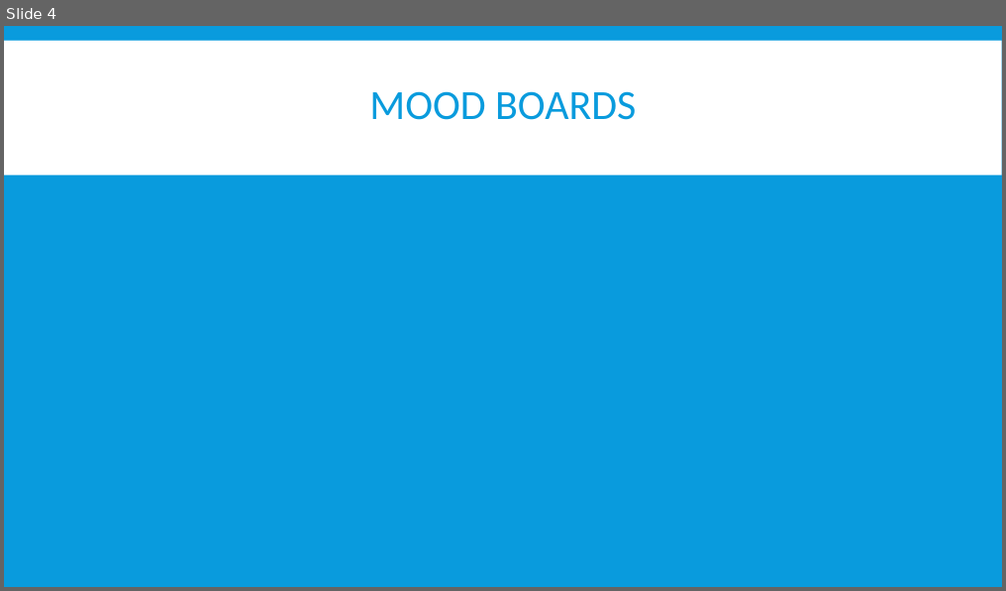
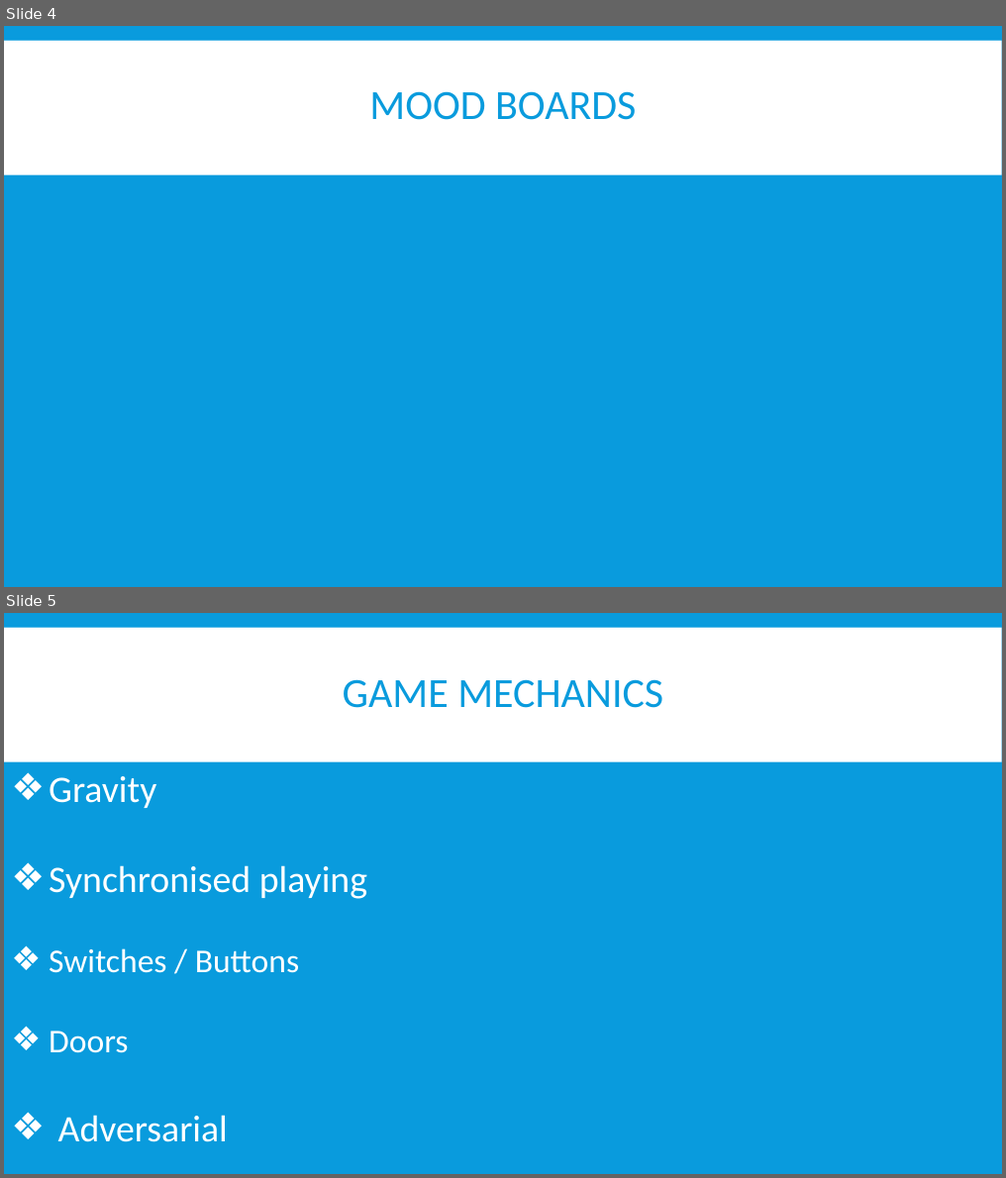
Before and after one commit to UoSGamesGroups/second-semester-s2-group-6, a slide deck: Presentation/L4-5-Group 8 -First presentation.pptx. Shown one above the other, each under a label of ours: slide 4 before the commit, slides 4 and 5 after it. The pictures are 1006x591 and 1006x1178 pixels, drawn with LibreOffice and Linux fonts; fonts in the diff are those of the drawing. Boxes give left, top, right and bottom in pixels: in the first picture for what was removed or moved away, otherwise in the second. Text is boxed around its words. In the diff, an @@ line names an element or a change of style, - is before the commit and + after.

```diff
--- a/Presentation/L4-5-Group 8 -First presentation.pptx
+++ b/Presentation/L4-5-Group 8 -First presentation.pptx
@@ slide 5 added at box(4, 613, 1002, 1174), background #099BDD; not listed: 1 template element that a slide beside it also shows @@
@@ title added at box(343, 679, 663, 708), 40 pt, text #099BDD @@
+GAME MECHANICS
@@ text added at box(49, 776, 367, 1143), 36 pt, text #FFFFFF @@
+❖ Gravity
+❖ Synchronised playing
+❖ Switches / Buttons
+❖ Doors
+❖ Adversarial
```
Also in this commit, not shown: 2 slides changed, 4 other slides added, 3 slides removed, 5 other files.
